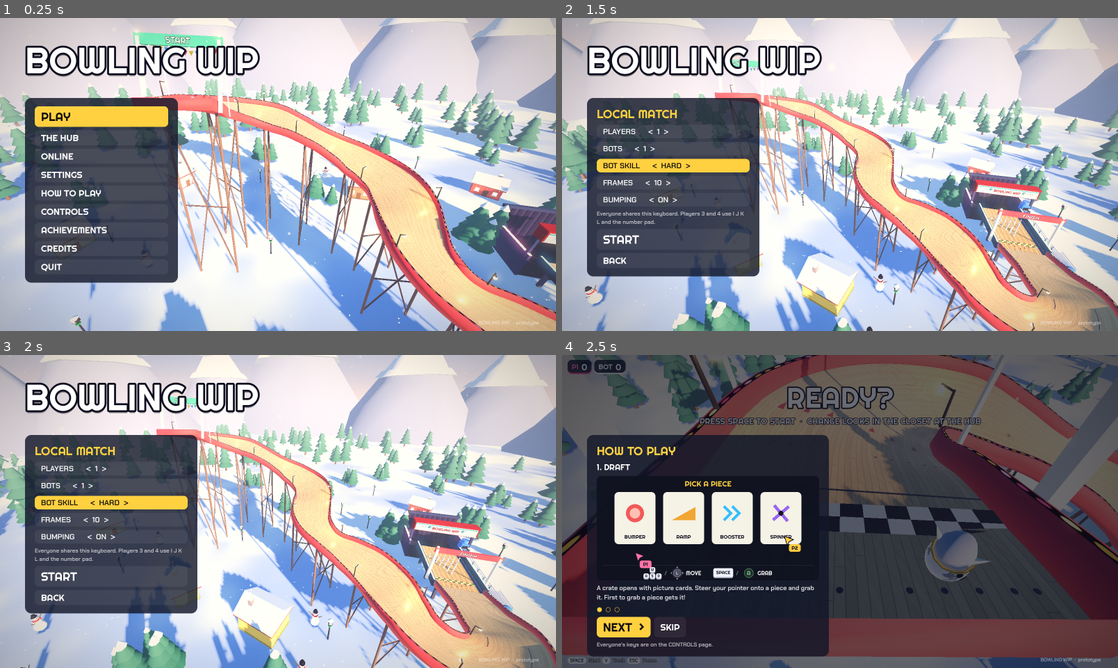
Above: before the commit, frames 1-4 (two rows, left to right).
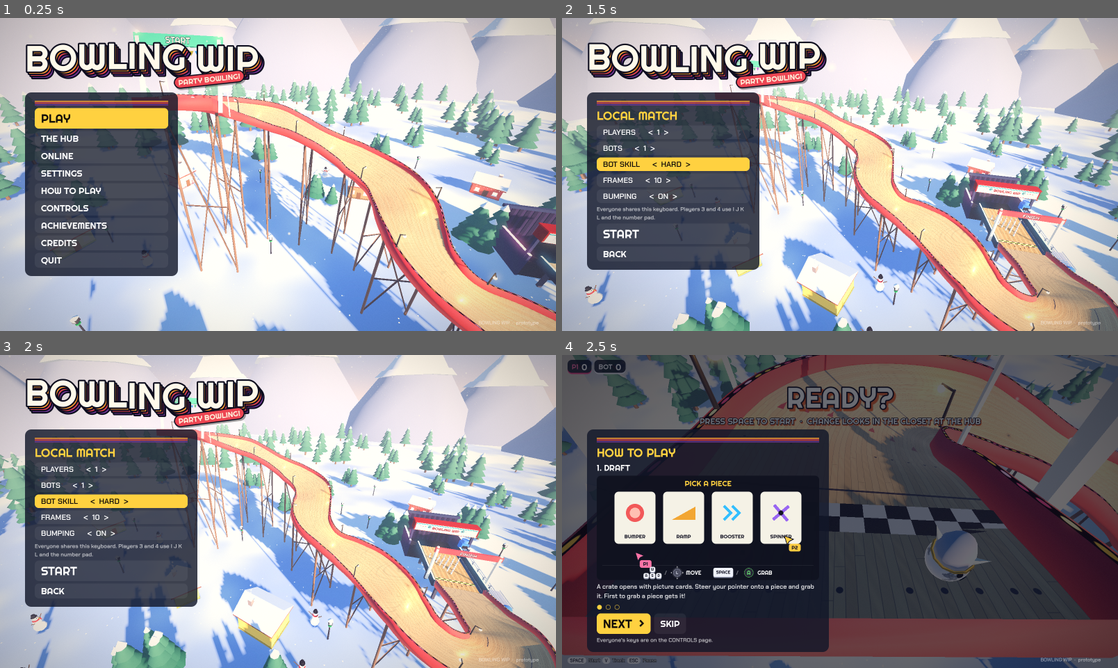
Above: after the commit, the same moments.

Repository: 2kyle/MARBLES
Game: Godot game, scene res://scenes/main.tscn
Two runs of this game, one before a commit and one after it. Both use one fixed random seed, a clock stepped at 60 frames per second and the inputs below.
Inputs:
- Up to frame 1 (0.25 s): no input
- Up to frame 2 (1.5 s): click "PLAY" at 0.5 s; click "BOT SKILL < NORMAL >" at 1.25 s
- Up to frame 3 (2 s): no input
- Up to frame 4 (2.5 s): click "START" at 2 s

The runs differ from the first frame. In frame 1, 5.8% of the frame differs, in the area x 4-48%, y 7-85%; in frame 2, 6.5%; in frame 3, 6.5%, in the area x 4-48%, y 7-83%; in frame 4, 4.7%.

Commit message:
UI pizzazz: retro sign title, stripe trims, dealt cards, NEW! stickers
- The title is drawn like a 70s alley sign: bobbing letters on stacked
  orange, red and purple stripe shadows, with a PARTY BOWLING! sticker.
- Menu panels and draft cards get a three-stripe trim; buttons pop and
  tilt a little when they light up. The menu fits on screen again (QUIT
  was cut off at 720p).
- Draft cards are dealt in one after another with a springy flip.
- Newest pieces wear a red NEW! sticker ("new": true in the catalog).
- Big banners (DRAFT, BUILD, READY?, countdown) get a chunky orange shadow.

Co-Authored-By: Claude Opus 5.5 <noreply@anthropic.com>
Claude-Session: https://claude.ai/code/session_014TBodZ5GtQ7xEp3ijScJU8

Diff:
--- a/scripts/hud.gd
+++ b/scripts/hud.gd
@@ -345,7 +345,19 @@
 		card.stamp.pivot_offset = card.stamp.size / 2.0
 		card.stamp.rotation = -0.2
 		panel.pivot_offset = panel.size / 2.0
-		panel.scale = panel.scale.lerp(Vector2.ONE * target_scale, 0.3)
+		# Deal the cards in one after another: each flips up from small and
+		# tilted with a springy overshoot.
+		var k := clampf((Time.get_ticks_msec() / 1000.0 - card.born - 0.07 * slot) / 0.4, 0.0, 1.0)
+		if k < 1.0:
+			var e := 1.0 + 2.7 * pow(k - 1.0, 3) + 1.7 * pow(k - 1.0, 2)  # ease out, back
+			panel.scale = Vector2.ONE * lerpf(0.2, 1.0, e)
+			panel.rotation = deg_to_rad(lerpf(-14.0, 0.0, e))
+			panel.position.y += (1.0 - e) * 80.0
+			panel.modulate.a = clampf(k * 4.0, 0.0, 1.0)
+		else:
+			panel.rotation = 0.0
+			panel.modulate.a = 1.0
+			panel.scale = panel.scale.lerp(Vector2.ONE * target_scale, 0.3)
 
 	while _pointers.size() < game.player_count:
 		var ptr := DraftPointer.new()
@@ -384,6 +396,7 @@
 		box.alignment = BoxContainer.ALIGNMENT_CENTER
 		box.add_theme_constant_override("separation", 2)
 		panel.add_child(box)
+		box.add_child(RetroTitle.Trim.new())
 		# Track altering cards (TAs) get a gold badge on top.
 		var badge := Label.new()
 		badge.text = PieceCatalog.tag(id) if PieceCatalog.is_track(id) else ""
@@ -428,8 +441,33 @@
 		stamp.vertical_alignment = VERTICAL_ALIGNMENT_CENTER
 		stamp.visible = false
 		panel.add_child(stamp)  # fills the card, on top of the picture
+		if PieceCatalog.is_new(id):
+			panel.add_child(_new_sticker())
 		_card_layer.add_child(panel)
-		_cards.append({"panel": panel, "style": style, "pic": pic, "stamp": stamp})
+		panel.modulate.a = 0.0
+		# "born": when it was dealt (see _update_draft for the deal-in).
+		_cards.append({"panel": panel, "style": style, "pic": pic, "stamp": stamp,
+				"born": Time.get_ticks_msec() / 1000.0})
+
+
+## A tilted red NEW! sticker for the top corner of a draft card.
+func _new_sticker() -> Control:
+	var holder := Control.new()
+	holder.mouse_filter = Control.MOUSE_FILTER_IGNORE
+	var l := Label.new()
+	l.text = "NEW!"
+	l.add_theme_font_override("font", TITLE_FONT)
+	l.add_theme_font_size_override("font_size", 22)
+	l.add_theme_color_override("font_color", Color(1, 0.97, 0.88))
+	var bg := _pill(RetroTitle.STRIPES[1], 12, 2)
+	bg.set_corner_radius_all(14)
+	bg.border_color = Color(0.05, 0.05, 0.12)
+	bg.set_border_width_all(3)
+	l.add_theme_stylebox_override("normal", bg)
+	l.position = Vector2(CARD_W - 92, -16)
+	l.rotation = deg_to_rad(12.0)
+	holder.add_child(l)
+	return holder
 
 
 # ------------------------------------------------------------ Build chips
@@ -1424,6 +1462,11 @@
 	l.add_theme_font_size_override("font_size", size)
 	l.add_theme_color_override("font_outline_color", Color(0.05, 0.05, 0.12))
 	l.add_theme_constant_override("outline_size", maxi(6, size / 6))
+	# A chunky retro drop shadow in sign orange.
+	l.add_theme_color_override("font_shadow_color", Color(0.93, 0.4, 0.2, 0.9))
+	l.add_theme_constant_override("shadow_offset_x", maxi(2, size / 14))
+	l.add_theme_constant_override("shadow_offset_y", maxi(3, size / 11))
+	l.add_theme_constant_override("shadow_outline_size", maxi(6, size / 6))
 	l.horizontal_alignment = HORIZONTAL_ALIGNMENT_CENTER
 	l.set_anchors_and_offsets_preset(preset)
 	l.grow_horizontal = Control.GROW_DIRECTION_BOTH
--- a/scripts/main_menu.gd
+++ b/scripts/main_menu.gd
@@ -122,15 +122,9 @@
 	title_box.add_theme_constant_override("separation", -6)
 	_root.add_child(title_box)
 	_title_box = title_box
-	var title := Label.new()
+	var title := RetroTitle.new()
 	title.text = TITLE
-	title.add_theme_font_override("font", TITLE_FONT)
-	title.add_theme_font_size_override("font_size", 104)
-	title.add_theme_color_override("font_color", Color.WHITE)
-	title.add_theme_color_override("font_outline_color", Color(0.05, 0.05, 0.12))
-	title.add_theme_constant_override("outline_size", 22)
-	title.add_theme_color_override("font_shadow_color", Color(0, 0, 0, 0.35))
-	title.add_theme_constant_override("shadow_offset_y", 8)
+	title.font_size = 104
 	title_box.add_child(title)
 
 	_build_main_page()
@@ -639,12 +633,13 @@
 	style.content_margin_top = 24
 	style.content_margin_bottom = 24
 	panel.add_theme_stylebox_override("panel", style)
-	panel.position = Vector2(72, 230)
+	panel.position = Vector2(72, 214)
 	panel.custom_minimum_size = Vector2(440, 0)
 	_root.add_child(panel)
 	var box := VBoxContainer.new()
-	box.add_theme_constant_override("separation", 10)
+	box.add_theme_constant_override("separation", 7)
 	panel.add_child(box)
+	box.add_child(RetroTitle.Trim.new())
 	if heading != "":
 		var h := Label.new()
 		h.text = heading
@@ -717,7 +712,15 @@
 	b.add_theme_color_override("font_hover_color", Color(0.08, 0.06, 0.04))
 	b.add_theme_color_override("font_focus_color", Color(0.08, 0.06, 0.04))
 	b.add_theme_color_override("font_pressed_color", Color(0.08, 0.06, 0.04))
-	b.focus_entered.connect(func(): b.add_theme_stylebox_override("normal", hot))
+	b.focus_entered.connect(func():
+		b.add_theme_stylebox_override("normal", hot)
+		# A little springy pop when a button lights up.
+		b.pivot_offset = Vector2(24, b.size.y / 2.0)
+		b.scale = Vector2(1.06, 1.06)
+		b.rotation = deg_to_rad(-1.2)
+		var tw := b.create_tween().set_parallel()
+		tw.tween_property(b, "scale", Vector2.ONE, 0.22).set_trans(Tween.TRANS_BACK).set_ease(Tween.EASE_OUT)
+		tw.tween_property(b, "rotation", 0.0, 0.22).set_trans(Tween.TRANS_BACK).set_ease(Tween.EASE_OUT))
 	b.focus_exited.connect(func(): b.add_theme_stylebox_override("normal", normal))
 	b.mouse_entered.connect(b.grab_focus)
 
--- a/scripts/piece_catalog.gd
+++ b/scripts/piece_catalog.gd
@@ -92,24 +92,28 @@
 		"about": "Pinball kick, any way",
 		"scene": "res://scenes/pieces/pop_bumper.tscn",
 		"kind": "piece", "radius": 0.75, "base_rotation": 0.0,
+		"new": true,
 	},
 	"pendulum": {
 		"name": "Pendulum",
 		"about": "Swings across the lane",
 		"scene": "res://scenes/pieces/pendulum.tscn",
 		"kind": "piece", "radius": 1.6, "base_rotation": 0.0,
+		"new": true,
 	},
 	"magnet": {
 		"name": "Magnet",
 		"about": "Drags balls in",
 		"scene": "res://scenes/pieces/magnet.tscn",
 		"kind": "piece", "radius": 1.5, "base_rotation": 0.0,
+		"new": true,
 	},
 	"bounce_pad": {
 		"name": "Bounce Pad",
 		"about": "Springs balls high",
 		"scene": "res://scenes/pieces/bounce_pad.tscn",
 		"kind": "piece", "radius": 0.95, "base_rotation": 0.0,
+		"new": true,
 	},
 	"track_bend": {
 		"name": "Track Bend",
@@ -183,6 +187,7 @@
 		"about": "Fresh lane oil, no grip",
 		"scene": "res://scenes/pieces/track_oil.tscn",
 		"kind": "track", "segment": "oil", "radius": 1.6, "base_rotation": 0.0,
+		"new": true,
 	},
 	"track_zigzag": {
 		"name": "Zig-Zag",
@@ -190,12 +195,14 @@
 		"turns": true,
 		"scene": "res://scenes/pieces/track_zigzag.tscn",
 		"kind": "track", "segment": "zigzag", "radius": 1.6, "base_rotation": 0.0,
+		"new": true,
 	},
 	"track_hill": {
 		"name": "Rollercoaster Hill",
 		"about": "Up and over, keep speed",
 		"scene": "res://scenes/pieces/track_hill.tscn",
 		"kind": "track", "segment": "hill", "radius": 1.6, "base_rotation": 0.0,
+		"new": true,
 	},
 	"bomb": {
 		"name": "Bomb",
@@ -247,6 +254,12 @@
 	if is_bomb(id):
 		return "ITEM"
 	return ""
+
+
+## Pieces added in the latest update: their draft cards get a NEW! sticker.
+## (Delete "new": true from an entry once everyone's used to it.)
+static func is_new(id: String) -> bool:
+	return PIECES.has(id) and PIECES[id].get("new", false)
 
 
 static func info(id: String) -> Dictionary:
--- /dev/null
+++ b/scripts/retro_title.gd
@@ -0,0 +1,98 @@
+class_name RetroTitle
+extends Control
+## The game's name drawn like a 70s bowling alley sign: chunky white
+## letters that bob one after another in a slow wave, sitting on a stack of
+## coloured "stripe" shadows (orange, red, purple), with a little tilted
+## sticker in the corner.
+##
+## Change the words with `text` and `sticker`. Colours are in STRIPES.
+
+const FONT := preload("res://fonts/Righteous-Regular.ttf")
+## The stacked shadows, front to back.
+const STRIPES := [Color(1.0, 0.62, 0.2), Color(0.93, 0.27, 0.32), Color(0.45, 0.22, 0.6)]
+const INK := Color(0.05, 0.05, 0.12)
+
+@export var text := "BOWLING WIP":
+	set(v):
+		text = v
+		_measure()
+@export var font_size := 104:
+	set(v):
+		font_size = v
+		_measure()
+## Words on the tilted sticker ("" = no sticker).
+@export var sticker := "PARTY BOWLING!"
+## How far each stripe shadow steps down and right, in pixels.
+@export var stripe_step := Vector2(5, 6)
+## How high the letters bob, in pixels.
+@export var bob := 5.0
+
+var _t := 0.0
+
+
+func _ready() -> void:
+	mouse_filter = Control.MOUSE_FILTER_IGNORE
+	_measure()
+
+
+func _measure() -> void:
+	var w := FONT.get_string_size(text, HORIZONTAL_ALIGNMENT_LEFT, -1, font_size).x
+	custom_minimum_size = Vector2(w + stripe_step.x * STRIPES.size() + 30, font_size * 1.15 + stripe_step.y * STRIPES.size())
+
+
+func _process(delta: float) -> void:
+	_t += delta
+	queue_redraw()
+
+
+func _draw() -> void:
+	var base_y := font_size * 0.92
+	var x := 0.0
+	var outline := maxi(6, font_size / 6)
+	for i in text.length():
+		var ch := text[i]
+		var w := FONT.get_string_size(ch, HORIZONTAL_ALIGNMENT_LEFT, -1, font_size).x
+		var y := base_y + sin(_t * 2.4 - i * 0.55) * bob
+		# Back to front: the stripes, then the white letter on top.
+		for k in range(STRIPES.size() - 1, -1, -1):
+			var off: Vector2 = stripe_step * (k + 1)
+			draw_string_outline(FONT, Vector2(x, y) + off, ch, HORIZONTAL_ALIGNMENT_LEFT, -1, font_size, outline, INK)
+			draw_string(FONT, Vector2(x, y) + off, ch, HORIZONTAL_ALIGNMENT_LEFT, -1, font_size, STRIPES[k])
+		draw_string_outline(FONT, Vector2(x, y), ch, HORIZONTAL_ALIGNMENT_LEFT, -1, font_size, outline, INK)
+		draw_string(FONT, Vector2(x, y), ch, HORIZONTAL_ALIGNMENT_LEFT, -1, font_size, Color(1.0, 0.98, 0.92))
+		x += w
+	if sticker != "":
+		_draw_sticker(Vector2(x - 40, font_size * 1.05))
+
+
+## A little rounded sticker, tilted, gently rocking.
+func _draw_sticker(at: Vector2) -> void:
+	var size := 22
+	var w := FONT.get_string_size(sticker, HORIZONTAL_ALIGNMENT_LEFT, -1, size).x + 26
+	var h := size + 14.0
+	var angle := deg_to_rad(-7.0 + sin(_t * 1.7) * 2.0)
+	draw_set_transform(at, angle, Vector2.ONE)
+	var r := Rect2(Vector2(-w, -h / 2.0), Vector2(w, h))
+	var sb := StyleBoxFlat.new()
+	sb.bg_color = STRIPES[1]
+	sb.set_corner_radius_all(int(h / 2.0))
+	sb.border_color = INK
+	sb.set_border_width_all(3)
+	sb.shadow_color = Color(0, 0, 0, 0.35)
+	sb.shadow_offset = Vector2(3, 4)
+	sb.shadow_size = 1
+	draw_style_box(sb, r)
+	draw_string(FONT, Vector2(-w + 13, size * 0.38), sticker, HORIZONTAL_ALIGNMENT_LEFT, -1, size, Color(1, 0.97, 0.88))
+	draw_set_transform(Vector2.ZERO, 0.0, Vector2.ONE)
+
+
+## Three thin stripes (orange, red, purple) to run across the top of a
+## panel, like the trim on an old alley's score desk.
+class Trim:
+	extends Control
+	func _init() -> void:
+		custom_minimum_size = Vector2(0, 14)
+		mouse_filter = Control.MOUSE_FILTER_IGNORE
+	func _draw() -> void:
+		for k in STRIPES.size():
+			draw_rect(Rect2(0, k * 5, size.x, 3), STRIPES[k])
